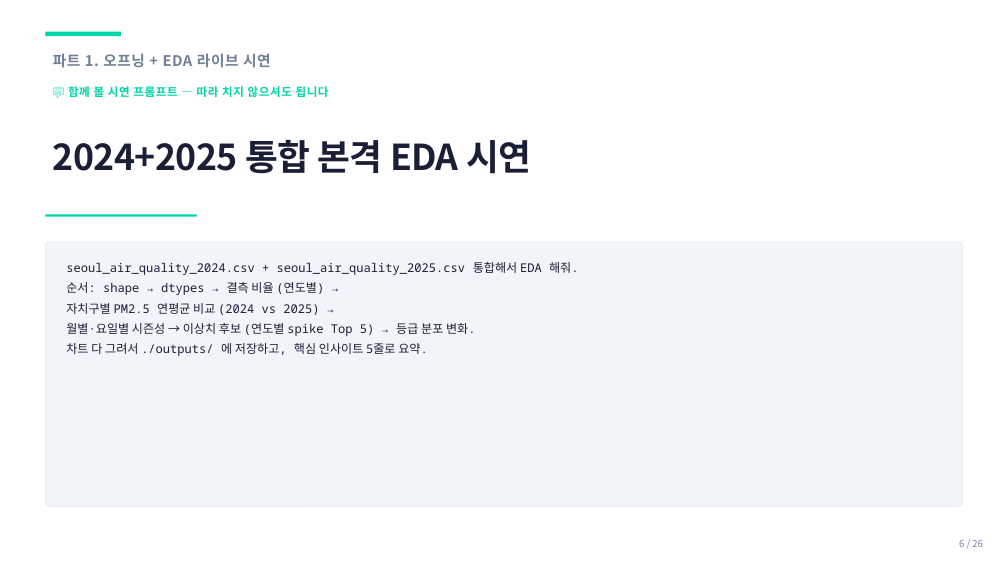
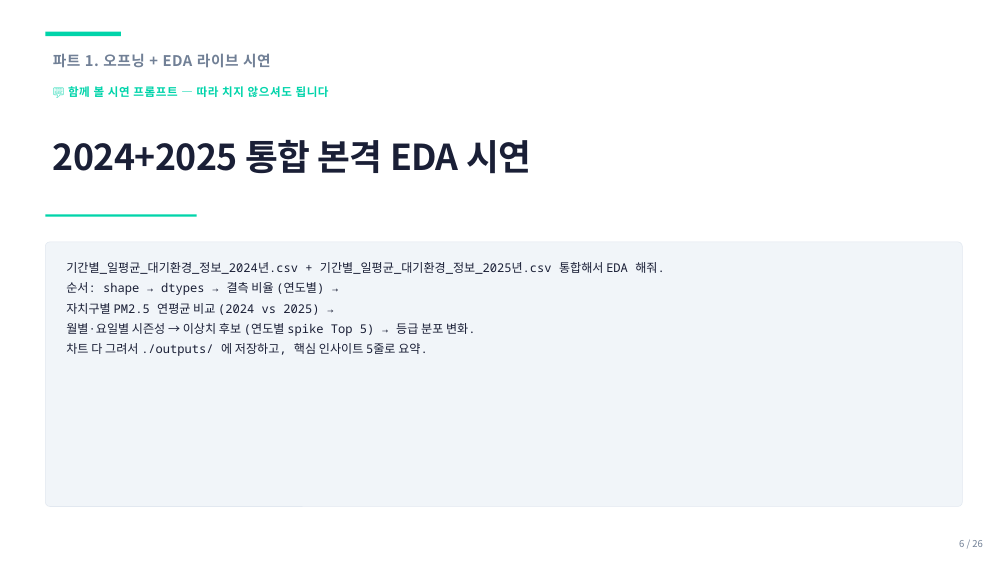
Before and after one commit to sujinpark-datapopcorn/inflearn_ccd_challenge, a slide deck: slide 6 of ppt/b2g_day2_eda.pptx. Drawn at 1008x567 pixels with LibreOffice and Linux fonts; fonts in the diff are those of the drawing. Boxes give left, top, right and bottom in pixels: in the first picture for what was removed or moved away, otherwise in the second. Text is boxed around its words. In the diff, an @@ line names an element or a change of style, - is before the commit and + after.

```diff
--- a/ppt/b2g_day2_eda.pptx
+++ b/ppt/b2g_day2_eda.pptx
@@ text at (x1=66, y1=262, x2=665, y2=274): text changed @@
-seoul_air_quality_2024.csv + seoul_air_quality_2025.csv 통합해서 EDA 해줘.
+기간별_일평균_대기환경_정보_2024년.csv + 기간별_일평균_대기환경_정보_2025년.csv 통합해서 EDA 해줘.
```
Also in this commit, not shown: 7 other slides changed, 8 other files.
